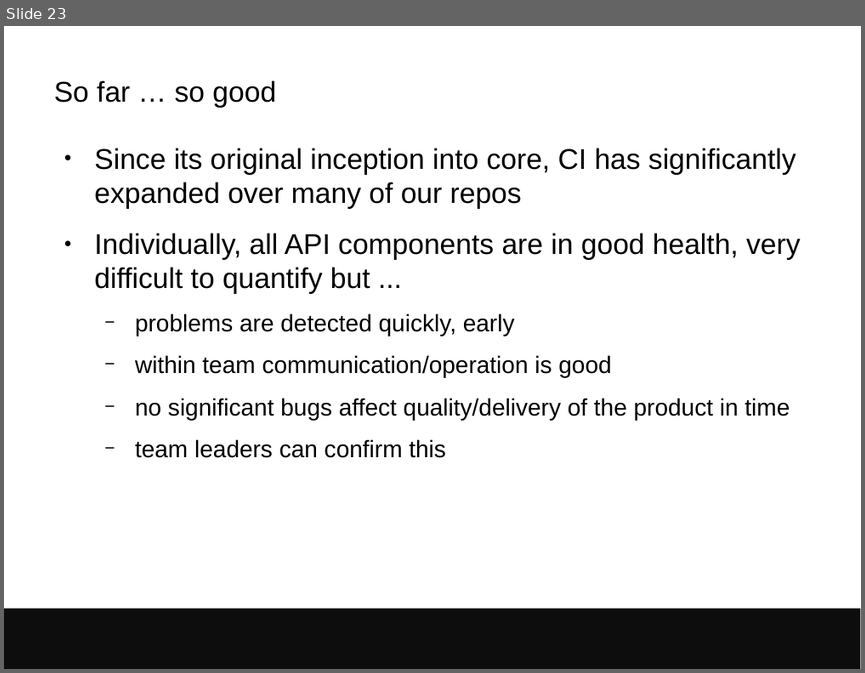
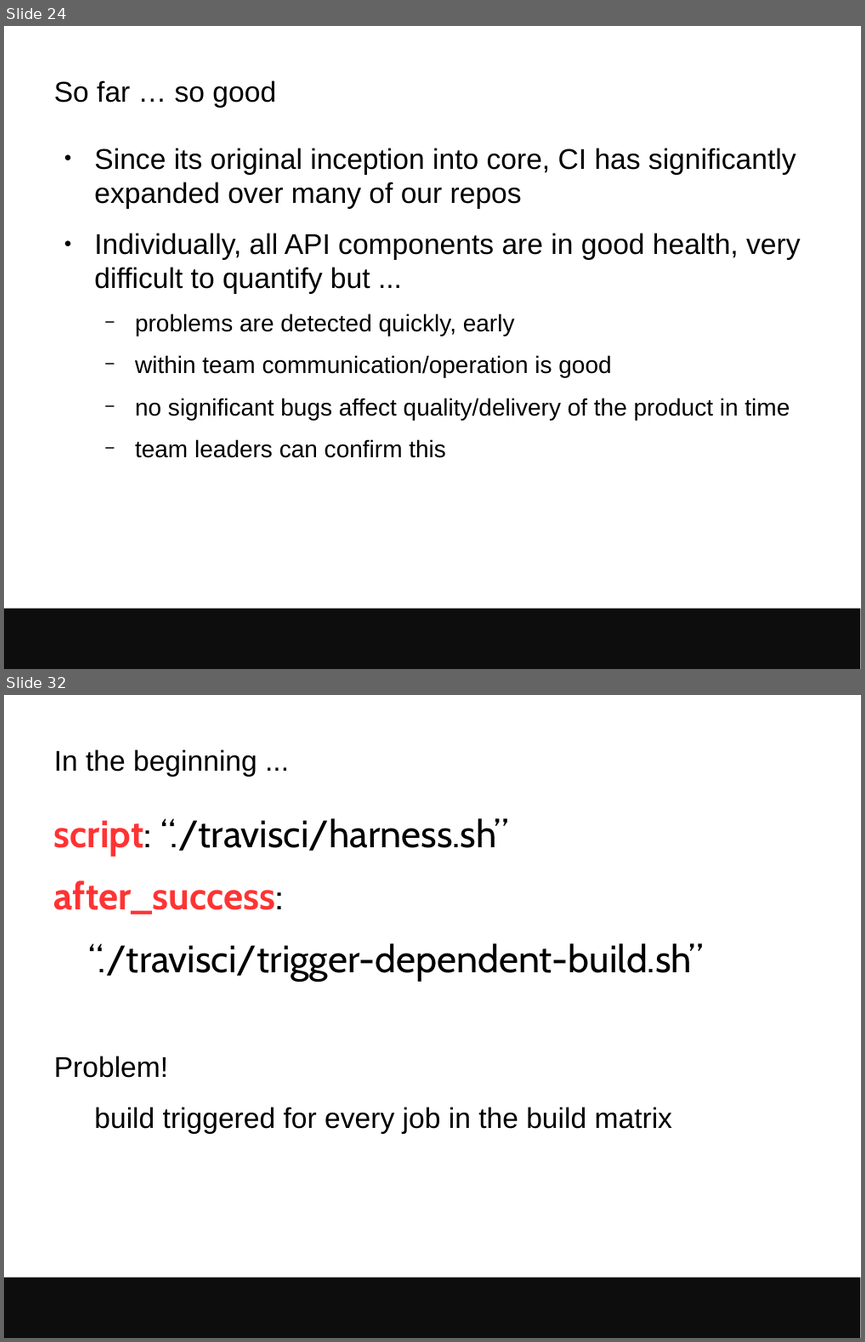
Before and after one commit to avullo/presentations, a slide deck: 2017/data-review-12-17/talk.odp. Shown one above the other, each under a label of ours: slide 23 before the commit, slides 24 and 32 after it; the slides between them are not shown. The pictures are 865x673 and 865x1342 pixels, drawn with LibreOffice and Linux fonts; fonts in the diff are those of the drawing; background and template pictures are left out. Boxes give left, top, right and bottom in pixels: in the first picture for what was removed or moved away, otherwise in the second. Text is boxed around its words. In the diff, an @@ line names an element or a change of style, - is before the commit and + after.

Commit message:
More into CI in Ensembl, started dependent build section.

```diff
--- a/2017/data-review-12-17/talk.odp
+++ b/2017/data-review-12-17/talk.odp
@@ slide 32 added at (4,695,861,1338), background #FFFFFF; not listed: 1 template element that a slide beside it also shows @@
@@ title added at (54,749,257,777), 24 pt, text #000000 @@
+In the beginning ...
@@ text added at (54,818,704,1134), 32 pt, text #000000 @@
+script: “./travisci/harness.sh”
+after_success:
+“./travisci/trigger-dependent-build.sh”
+Problem!
+build triggered for every job in the build matrix
@@ what was slide 23 is now slide 24 @@
```
Also in this commit, not shown: 3 slides changed, 9 other slides added.
